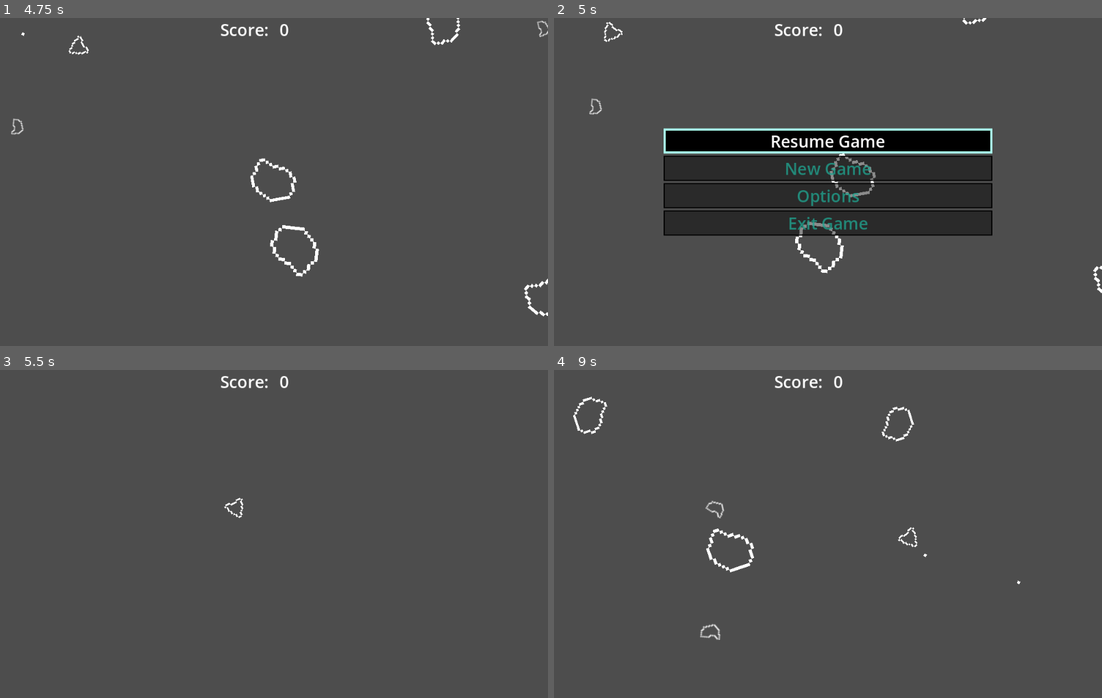
Above: before the commit, frames 1-4 (two rows, left to right).
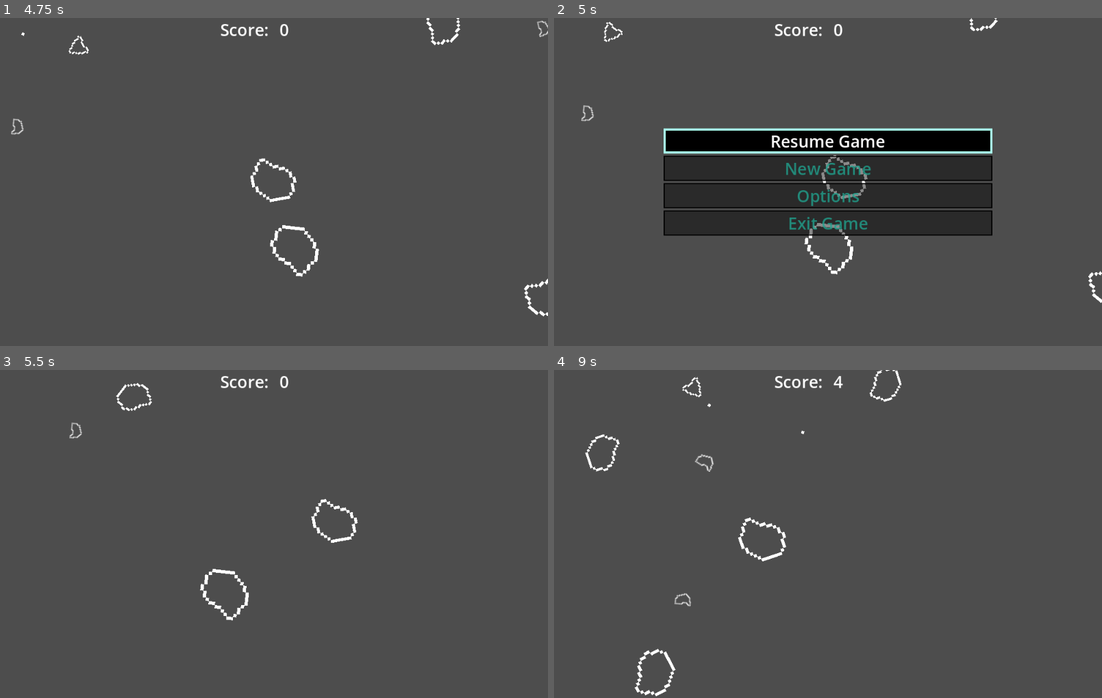
Above: after the commit, the same moments.

Repository: pozbliz/godot_asteroids
Game: Godot game, scene res://main/main.tscn
Two runs of this game, one before a commit and one after it. Both use one fixed random seed, a clock stepped at 60 frames per second and the inputs below.
Inputs (mouse positions are in pixels of both pictures, inside the frame that each line leads up to):
- Up to frame 1 (4.75 s): click "Start Game" at 0.5 s; move the mouse to (394, 165) at 1.27 s; hold Right (turn_right) 1.28-2.03 s; tap Space (shoot) every 0.75 s from 1.35 to 4.35 s; click (394, 165) at 1.42 s; move the mouse to (164, 198) at 2.02 s; hold Down (ui_down) 2.03-2.78 s; move the mouse to (328, 109) at 2.77 s; hold Right (turn_right) 2.78-3.53 s; move the mouse to (246, 247) at 3.52 s; hold Up (move_forward) 3.53-4.28 s; click (246, 247) at 3.67 s; move the mouse to (438, 231) at 4.27 s; hold Left (turn_left) from 4.28 s (still down)
- Up to frame 2 (5 s): keep holding Left (turn_left); tap Escape (open_menu) at 4.9 s
- Up to frame 3 (5.5 s): release Left (turn_left) at 5 s; click "Resume Game" at 5 s
- Up to frame 4 (9 s): move the mouse to (663, 484) at 5.77 s; hold Left (turn_left) 5.78-6.53 s; tap Space (shoot) every 0.75 s from 5.85 to 8.85 s; move the mouse to (855, 534) at 6.52 s; hold Down (ui_down) 6.53-7.28 s; click (855, 534) at 6.67 s; move the mouse to (745, 452) at 7.27 s; hold Right (turn_right) 7.28-8.03 s; move the mouse to (948, 517) at 8.02 s; hold Up (move_forward) 8.03-8.78 s; move the mouse to (718, 550) at 8.77 s; hold Right (turn_right) from 8.78 s (still down); click (718, 550) at 8.92 s

Frame 1 is identical in both runs. In frame 2, 1.0% of the frame differs, in the area x 4-100%, y 0-87%; in frame 3, 0.7%; in frame 4, 1.6%, in the area x 3-86%, y 0-100%.

Commit message:
fix: fix pause during game over and resume game

Diff:
--- a/main/main.gd
+++ b/main/main.gd
@@ -26,7 +26,7 @@
 		if ui_state == $UI.UIState.GAMEPLAY:
 			$UI.open_pause_menu()
 		elif ui_state == $UI.UIState.PAUSE_MENU:
-			$UI.start_game()
+			$UI.resume_game()
 
 func _on_ui_game_started():
 	get_tree().paused = false
--- a/player/player.gd
+++ b/player/player.gd
@@ -22,6 +22,7 @@
 
 
 func _ready() -> void:
+	process_mode = Node.PROCESS_MODE_PAUSABLE
 	current_hp = max_hp
 	var hp_bar = $HealthBar
 	hp_bar.max_value = max_hp
--- a/player/projectile.gd
+++ b/player/projectile.gd
@@ -9,7 +9,7 @@
 
 
 func _ready() -> void:
-	process_mode = Node.PROCESS_MODE_ALWAYS
+	process_mode = Node.PROCESS_MODE_PAUSABLE
 	$VisibleOnScreenNotifier2D.screen_exited.connect(_on_screen_exited)
 
 func _process(delta: float) -> void:
--- a/scripts/asteroid.gd
+++ b/scripts/asteroid.gd
@@ -19,7 +19,7 @@
 
 
 func _ready() -> void:
-	process_mode = Node.PROCESS_MODE_ALWAYS
+	process_mode = Node.PROCESS_MODE_PAUSABLE
 	$Area2D.body_entered.connect(_on_asteroid_body_entered)
 	$Area2D.area_entered.connect(_on_asteroid_area_entered)
 	$VisibleOnScreenNotifier2D.screen_exited.connect(_on_screen_exited)
--- a/ui/hud.gd
+++ b/ui/hud.gd
@@ -1,7 +1,6 @@
 extends Control
 
 
-# Called when the node enters the scene tree for the first time.
 func _ready() -> void:
 	process_mode = Node.PROCESS_MODE_ALWAYS
 	$MarginContainer/MessageTimer.timeout.connect(_on_message_timer_timeout)
--- a/ui/ui.gd
+++ b/ui/ui.gd
@@ -27,17 +27,15 @@
 
 func _gui_input(event):
 	if event.is_action_pressed("ui_up"):
-		print("Inventory cursor moves up")
 		event.consume()
 	elif event.is_action_pressed("ui_down"):
-		print("Inventory cursor moves down")
 		event.consume()
 
 func _on_start_game_button_pressed():
 	start_game()
 
 func _on_resume_game_button_pressed():
-	start_game()
+	resume_game()
 
 func _on_options_button_pressed():
 	open_options_menu()
@@ -82,13 +80,16 @@
 	get_tree().paused = false
 	game_started.emit()
 
+func resume_game():
+	current_state = UIState.GAMEPLAY
+	$MainMenu.hide()
+	$PauseMenu.hide()
+	$OptionsMenu.hide()
+	$HUD.show()
+	get_tree().paused = false
+
 func get_current_state() -> UIState:
 	return current_state
 
 func is_game_running() -> bool:
 	return $HUD.visible and not $MainMenu.visible and not $PauseMenu.visible and not $OptionsMenu.visible
-
-func show_message(text):
-	$HUD/Message.text = text
-	$HUD/Message.show()
-	$HUD/MessageTimer.start()
